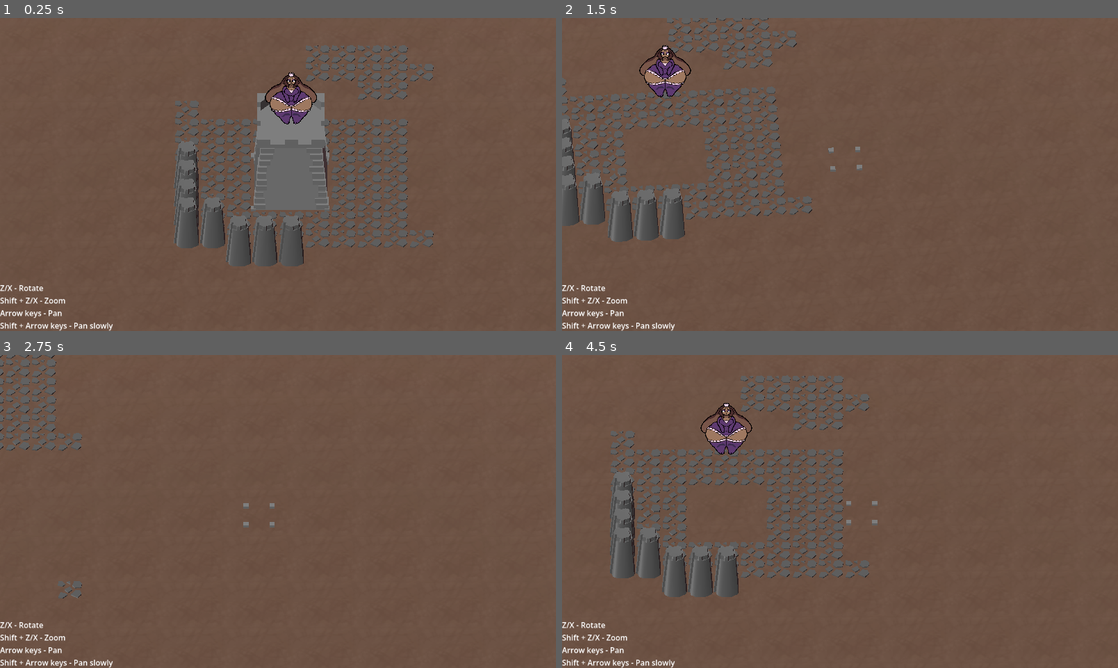
Above: before the commit, frames 1-4 (two rows, left to right).
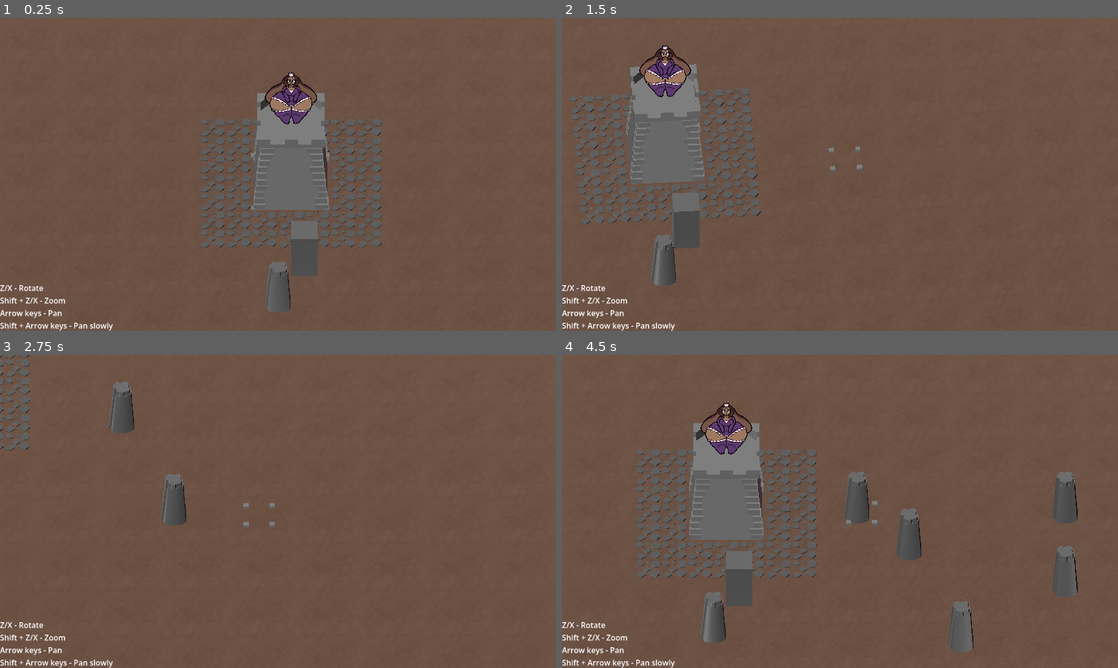
Above: after the commit, the same moments.

Repository: dairycultist/furry-roguelike-platformer
Game: Godot game, scene res://scene.tscn
Two runs of this game, one before a commit and one after it. Both use one fixed random seed, a clock stepped at 60 frames per second and the inputs below.
Inputs:
- Up to frame 1 (0.25 s): no input
- Up to frame 2 (1.5 s): hold Right (pan_right) 0.53-1.28 s; tap Space (use_tool) at 0.6 s; hold Down (pan_down) from 1.28 s (still down); tap X (camalt_negative) at 1.35 s
- Up to frame 3 (2.75 s): tap Space (use_tool) at 1.55, 2.3 s; release Down (pan_down) at 2.03 s; hold Right (pan_right) from 2.03 s (still down); tap Z (camalt_positive) at 2.1 s
- Up to frame 4 (4.5 s): release Right (pan_right) at 2.78 s; hold Up (pan_up) 2.78-3.53 s; tap Shift (modify_action) at 2.85 s; tap Space (use_tool) at 3.05, 3.6, 4.35 s; hold Left (pan_left) from 3.53 s (still down)

The runs differ from the first frame. In frame 1, 6.1% of the frame differs, in the area x 31-78%, y 8-94%; in frame 2, 9.3%; in frame 3, 2.0%; in frame 4, 13%, in the area x 8-93%, y 6-95%.

Commit message:
Merge cell behaviour with two states insofar: Solo and full

Diff:
--- a/better_gridmap.gd
+++ b/better_gridmap.gd
@@ -23,7 +23,7 @@
 
 var CELL_TYPES : Dictionary = {
 	"": -1,
-	"wall": MergeGroup.new(1, 1, 1, 1),
+	"wall": MergeGroup.new(1, 4, 1, 1),
 	"occupied": 2,
 	"monument": 3,
 	"gravel": 0
@@ -93,6 +93,23 @@
 	else:
 		return get_cell_item(posi) < 0;
 
+func _update_merge_cell(pos: Vector3i, type: String):
+
+	# if this isn't the type of cell we expect, don't update it
+	if _string_id_of_cell_index(get_cell_item(pos)) != type:
+		return;
+
+	# get neighborhood booleans
+	var top    := _string_id_of_cell_index(get_cell_item(pos + Vector3i(0, 0, 1))) == type;
+	var bottom := _string_id_of_cell_index(get_cell_item(pos - Vector3i(0, 0, 1))) == type;
+	var left   := _string_id_of_cell_index(get_cell_item(pos - Vector3i(1, 0, 0))) == type;
+	var right  := _string_id_of_cell_index(get_cell_item(pos + Vector3i(1, 0, 0))) == type;
+
+	if !top and !bottom and !left and !right:
+		set_cell_item(pos, CELL_TYPES.get(type).solo);
+	else:
+		set_cell_item(pos, CELL_TYPES.get(type).full);
+
 ## Sets a cell (without checking its contents; do that yourself with
 ## can_set_cell), accounting for MergeGroups and 3x3 cells (automatically
 ## placing/removing the surrounding "occupied" cells).
@@ -102,11 +119,20 @@
 
 	if value is MergeGroup:
 
-		pass; # TODO
+		set_cell_item(pos, value.full);
+
+		_update_merge_cell(pos, type);
+		_update_merge_cell(pos + Vector3i(0, 0, 1), type);
+		_update_merge_cell(pos - Vector3i(0, 0, 1), type);
+		_update_merge_cell(pos - Vector3i(1, 0, 0), type);
+		_update_merge_cell(pos + Vector3i(1, 0, 0), type);
 
 	elif value == -1:
 
-		if is_cell_big(_string_id_of_cell_index(get_cell_item(pos))):
+		var to_destroy := _string_id_of_cell_index(get_cell_item(pos));
+
+		# if we're destroying a big cell, destroy its surrounding occupied cells
+		if is_cell_big(to_destroy):
 			set_cell_item(pos + Vector3i( 1, 0,  1), -1);
 			set_cell_item(pos + Vector3i( 1, 0,  0), -1);
 			set_cell_item(pos + Vector3i( 1, 0, -1), -1);
@@ -116,7 +142,16 @@
 			set_cell_item(pos + Vector3i(-1, 0,  0), -1);
 			set_cell_item(pos + Vector3i(-1, 0, -1), -1);
 
+		# destroy that mf
 		set_cell_item(pos, -1);
+
+		# if we destroyed a merge cell, update the surrounding merge cells
+		# of the same type
+		if CELL_TYPES.get(to_destroy) is MergeGroup:
+			_update_merge_cell(pos + Vector3i(0, 0, 1), to_destroy);
+			_update_merge_cell(pos - Vector3i(0, 0, 1), to_destroy);
+			_update_merge_cell(pos - Vector3i(1, 0, 0), to_destroy);
+			_update_merge_cell(pos + Vector3i(1, 0, 0), to_destroy);
 
 	elif is_cell_big(type):
 
--- a/player.gd
+++ b/player.gd
@@ -44,8 +44,6 @@
 	var selected_pos  : Vector3i = cell_data[0];
 	var selected_type : String   = cell_data[1];
 
-	print(selected_type);
-
 	if (grid.is_cell_big(selected_type)):
 		$Corner0.global_position = lerp($Corner0.global_position, Vector3(selected_pos) + Vector3(-1.0, 0.0, -1.0), 10.0 * delta);
 		$Corner1.global_position = lerp($Corner1.global_position, Vector3(selected_pos) + Vector3( 2.0, 0.0, -1.0), 10.0 * delta);
@@ -57,5 +55,5 @@
 		$Corner2.global_position = lerp($Corner2.global_position, Vector3(selected_pos) + Vector3(1.0, 0.0, 1.0), 10.0 * delta);
 		$Corner3.global_position = lerp($Corner3.global_position, Vector3(selected_pos) + Vector3(0.0, 0.0, 1.0), 10.0 * delta);
 
-	if (Input.is_action_just_pressed("use_tool") and grid.can_set_cell(selected_pos, "")):
-		grid.set_cell(selected_pos, "");
+	if (Input.is_action_just_pressed("use_tool") and grid.can_set_cell(selected_pos, "wall")):
+		grid.set_cell(selected_pos, "wall");
--- a/scene.tscn
+++ b/scene.tscn
@@ -5,6 +5,8 @@
 [ext_resource type="MeshLibrary" uid="uid://case15hofb14m" path="res://terrain_library.tres" id="3_3253y"]
 [ext_resource type="Texture2D" uid="uid://di8cf2ijph50w" path="res://dirt.png" id="4_u3cyc"]
 [ext_resource type="Texture2D" uid="uid://c38ou85yof2mh" path="res://sprites/queen/queen.png" id="5_m7jmp"]
+[ext_resource type="ArrayMesh" uid="uid://b21olxinejdkw" path="res://cell meshes/wall_full.obj" id="6_ni31j"]
+[ext_resource type="ArrayMesh" uid="uid://mfww5oww1q63" path="res://cell meshes/wall_solo.obj" id="7_xlvrw"]
 
 [sub_resource type="PlaneMesh" id="PlaneMesh_lxpj2"]
 size = Vector2(100, 100)
@@ -41,7 +43,7 @@
 cell_size = Vector3(1, 1, 1)
 cell_center_y = false
 data = {
-"cells": PackedInt32Array(0, 0, 3, 1, 0, 2, 2, 0, 0, 2, 1, 0 …(260 unchanged characters)…  1, 65535, 2, 2, 65535, 0, 3, 65535, 0, 4, 65535, 0, 4, 65534, 0, 3, 65534, 0, 2, 65534, 0, 1, 65534, 0, 0, 65534, 0, 65535, 65534, 0, 65534, 65534, 0, 65533, 65534, 0, 65533, 65533, 0, 65534, 65533, 0, 65535, 65533, 0, 0, 65533, 0, 1, 65533, 0, 4, 65533, 0, 3, 65533, 0, 2, 65533, 0, 4, 0, 0, 4, 1, 0, 4, 2, 0, 4, 3, 0, 5, 3, 0, 65533, 2, 0, 65533, 1, 0, 65533, 0, 0, 65532, 65535, 0, 65532, 65534, 0, 65532, 65533, 0, 65532, 65532, 0, 65533, 65535, 0, 2, 65530, 0, 3, 65530, 0, 3, 65531, 0, 4, 65531, 0, 1, 65530, 0, 1, 65529, 0, 2, 65529, 0, 3, 65529, 0, 4, 65529, 0, 4, 65530, 0, 5, 65530, 0, 65533, 3, 1, 65532, 0, 1, 65532, 1, 1, 65532, 2, 1, 65532, 3, 1, 65534, 4, 1, 65535, 4, 1, 0, 4, 1, 5, 11, 0)
+"cells": PackedInt32Array(0, 0, 3, 1, 0, 2, 2, 0, 0, 2, 1, 0 …(260 unchanged characters)…  1, 65535, 2, 2, 65535, 0, 3, 65535, 0, 3, 65534, 0, 2, 65534, 0, 1, 65534, 0, 0, 65534, 0, 65535, 65534, 0, 65534, 65534, 0, 65533, 65534, 0, 65533, 65533, 0, 65534, 65533, 0, 65535, 65533, 0, 0, 65533, 0, 1, 65533, 0, 3, 65533, 0, 2, 65533, 0, 65533, 2, 0, 65533, 1, 0, 65533, 0, 0, 65533, 65535, 0, 65533, 3, 0)
 }
 script = ExtResource("2_m7jmp")
 
@@ -95,3 +97,11 @@
 alpha_cut = 1
 texture_filter = 0
 texture = ExtResource("5_m7jmp")
+
+[node name="WallFull" type="MeshInstance3D" parent="." unique_id=1275030527]
+transform = Transform3D(1, 0, 0, 0, 1, 0, 0, 0, 1, 1, 0, 5)
+mesh = ExtResource("6_ni31j")
+
+[node name="WallSolo" type="MeshInstance3D" parent="." unique_id=1826344129]
+transform = Transform3D(1, 0, 0, 0, 1, 0, 0, 0, 1, 0, 0, 7)
+mesh = ExtResource("7_xlvrw")
--- a/terrain_library.tres
+++ b/terrain_library.tres
@@ -1,8 +1,9 @@
 [gd_resource type="MeshLibrary" format=3 uid="uid://case15hofb14m"]
 
-[ext_resource type="ArrayMesh" uid="uid://bgg7avvbrroey" path="res://gravel.obj" id="1_imqp1"]
-[ext_resource type="ArrayMesh" uid="uid://mfww5oww1q63" path="res://wall.obj" id="2_emhua"]
-[ext_resource type="ArrayMesh" uid="uid://dpvqn351wix0r" path="res://monument.obj" id="3_2k8am"]
+[ext_resource type="ArrayMesh" uid="uid://bgg7avvbrroey" path="res://cell meshes/gravel.obj" id="1_k8uyc"]
+[ext_resource type="ArrayMesh" uid="uid://mfww5oww1q63" path="res://cell meshes/wall_solo.obj" id="2_ommrs"]
+[ext_resource type="ArrayMesh" uid="uid://dpvqn351wix0r" path="res://cell meshes/monument.obj" id="3_u5oq6"]
+[ext_resource type="ArrayMesh" uid="uid://b21olxinejdkw" path="res://cell meshes/wall_full.obj" id="4_g527c"]
 
 [sub_resource type="BoxShape3D" id="BoxShape3D_emhua"]
 
@@ -10,16 +11,18 @@
 
 [sub_resource type="BoxShape3D" id="BoxShape3D_k8uyc"]
 
+[sub_resource type="BoxShape3D" id="BoxShape3D_jocre"]
+
 [resource]
 item/0/name = "Gravel"
-item/0/mesh = ExtResource("1_imqp1")
+item/0/mesh = ExtResource("1_k8uyc")
 item/0/mesh_transform = Transform3D(1, 0, 0, 0, 1, 0, 0, 0, 1, 0, 0, 0)
 item/0/mesh_cast_shadow = 0
 item/0/shapes = []
 item/0/navigation_mesh_transform = Transform3D(1, 0, 0, 0, 1, 0, 0, 0, 1, 0, 0, 0)
 item/0/navigation_layers = 1
-item/1/name = "Wall"
-item/1/mesh = ExtResource("2_emhua")
+item/1/name = "WallSolo"
+item/1/mesh = ExtResource("2_ommrs")
 item/1/mesh_transform = Transform3D(1, 0, 0, 0, 1, 0, 0, 0, 1, 0, 0, 0)
 item/1/mesh_cast_shadow = 1
 item/1/shapes = [SubResource("BoxShape3D_emhua"), Transform3D(1, 0, 0, 0, 1, 0, 0, 0, 1, 0, 0, 0)]
@@ -32,9 +35,16 @@
 item/2/navigation_mesh_transform = Transform3D(1, 0, 0, 0, 1, 0, 0, 0, 1, 0, 0, 0)
 item/2/navigation_layers = 1
 item/3/name = "Monument"
-item/3/mesh = ExtResource("3_2k8am")
+item/3/mesh = ExtResource("3_u5oq6")
 item/3/mesh_transform = Transform3D(1, 0, 0, 0, 1, 0, 0, 0, 1, 0, 0, 0)
 item/3/mesh_cast_shadow = 1
 item/3/shapes = [SubResource("BoxShape3D_k8uyc"), Transform3D(1, 0, 0, 0, 1, 0, 0, 0, 1, 0, 0, 0)]
 item/3/navigation_mesh_transform = Transform3D(1, 0, 0, 0, 1, 0, 0, 0, 1, 0, 0, 0)
 item/3/navigation_layers = 1
+item/4/name = "WallFull"
+item/4/mesh = ExtResource("4_g527c")
+item/4/mesh_transform = Transform3D(1, 0, 0, 0, 1, 0, 0, 0, 1, 0, 0, 0)
+item/4/mesh_cast_shadow = 1
+item/4/shapes = [SubResource("BoxShape3D_jocre"), Transform3D(1, 0, 0, 0, 1, 0, 0, 0, 1, 0, 0, 0)]
+item/4/navigation_mesh_transform = Transform3D(1, 0, 0, 0, 1, 0, 0, 0, 1, 0, 0, 0)
+item/4/navigation_layers = 1
Renamed: gravel.mtl -> cell meshes/gravel.mtl
Renamed: gravel.obj -> cell meshes/gravel.obj
Not shown, added: cell meshes/gravel.obj.import
Renamed: monument.mtl -> cell meshes/monument.mtl
Renamed: monument.obj -> cell meshes/monument.obj
Not shown, added: cell meshes/monument.obj.import
Renamed: wall.mtl -> cell meshes/wall.mtl
Not shown, added: cell meshes/wall_full.obj
Not shown, added: cell meshes/wall_full.obj.import
Renamed: wall.obj -> cell meshes/wall_solo.obj
Not shown, added: cell meshes/wall_solo.obj.import
Not shown, removed: gravel.obj.import
(and 2 more such lines)
